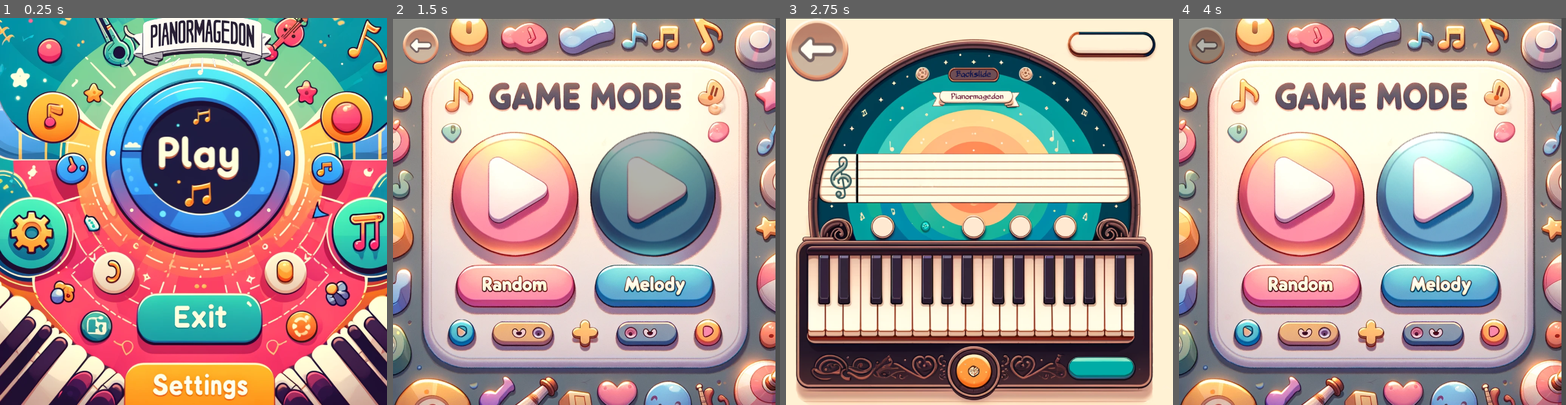
Above: before the commit, frames 1-4 (left to right).
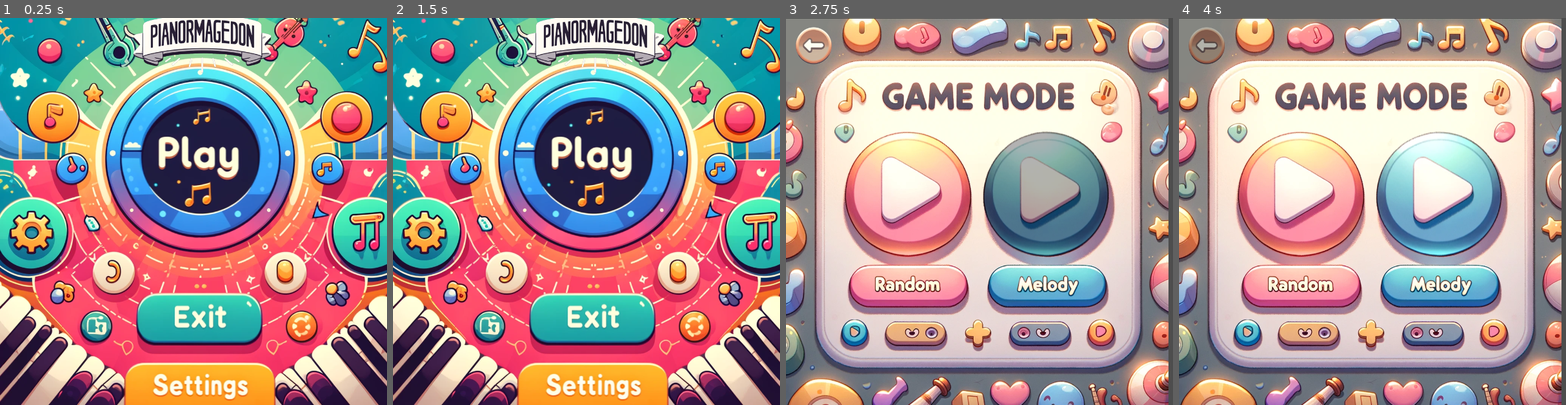
Above: after the commit, the same moments.

Repository: jeesse747/Pianormagedon
Game: Godot game, scene res://MainMenu.tscn
Two runs of this game, one before a commit and one after it. Both use one fixed random seed, a clock stepped at 60 frames per second and the inputs below.
Inputs (mouse positions are in pixels of both pictures, inside the frame that each line leads up to; where the layout moved, square brackets give the same spot in the first picture):
- Up to frame 1 (0.25 s): no input
- Up to frame 2 (1.5 s): click (594, 381) at 0.52 s; click (427, 48) [594, 149] at 1.25 s
- Up to frame 3 (2.75 s): click (1045, 196) at 2.02 s
- Up to frame 4 (4 s): click (1438, 196) at 2.77 s; click (1213, 48) at 3.5 s

The runs differ from the first frame. In frame 1, 0.4% of the frame differs, in the area x 32-72%, y 71-100%; in frame 2, 98%, in the area x 0-100%, y 0-100%; in frame 3, 93%; in frame 4, nothing differs.

Commit message:
commit #2

Diff:
--- a/GameModeScene.tscn
+++ b/GameModeScene.tscn
@@ -1,13 +1,13 @@
 [gd_scene load_steps=9 format=3 uid="uid://ba7pvjv2uds6v"]
 
-[ext_resource type="Texture2D" uid="uid://cvffuqcmpot6t" path="res://Game mode.png" id="1_1bhu8"]
+[ext_resource type="Texture2D" uid="uid://cvffuqcmpot6t" path="res://Img/Game mode.png" id="1_1bhu8"]
 [ext_resource type="Script" path="res://GameModeScene.gd" id="1_6j284"]
-[ext_resource type="Texture2D" uid="uid://ea1xpa5ifxct" path="res://Back Button.png" id="2_i2raf"]
-[ext_resource type="Texture2D" uid="uid://cb4hsgw1dwibx" path="res://Back Button Pressed.png" id="4_omdyq"]
-[ext_resource type="Texture2D" uid="uid://b747gi2jsffd5" path="res://Random Button.png" id="5_2gpwq"]
-[ext_resource type="Texture2D" uid="uid://1trrxap7wweb" path="res://Random Button Pressed.png" id="6_ud65q"]
-[ext_resource type="Texture2D" uid="uid://bw5xnewbt71uu" path="res://Melody Button.png" id="7_fqnjk"]
-[ext_resource type="Texture2D" uid="uid://dhr1cim08yxsy" path="res://Melody Button Pressed.png" id="8_7rd03"]
+[ext_resource type="Texture2D" uid="uid://ea1xpa5ifxct" path="res://Img/Back Button.png" id="2_i2raf"]
+[ext_resource type="Texture2D" uid="uid://cb4hsgw1dwibx" path="res://Img/Back Button Pressed.png" id="4_omdyq"]
+[ext_resource type="Texture2D" uid="uid://b747gi2jsffd5" path="res://Img/Random Button.png" id="5_2gpwq"]
+[ext_resource type="Texture2D" uid="uid://1trrxap7wweb" path="res://Img/Random Button Pressed.png" id="6_ud65q"]
+[ext_resource type="Texture2D" uid="uid://bw5xnewbt71uu" path="res://Img/Melody Button.png" id="7_fqnjk"]
+[ext_resource type="Texture2D" uid="uid://dhr1cim08yxsy" path="res://Img/Melody Button Pressed.png" id="8_7rd03"]
 
 [node name="Node2D" type="Node2D"]
 script = ExtResource("1_6j284")
--- a/Game_Scene.tscn
+++ b/Game_Scene.tscn
@@ -1,9 +1,9 @@
 [gd_scene load_steps=5 format=3 uid="uid://cydkr1boopjcx"]
 
 [ext_resource type="Script" path="res://Game_Scene.gd" id="1_tor6y"]
-[ext_resource type="Texture2D" uid="uid://bpp6p82fynv8s" path="res://Game Scene.png" id="1_ut7bw"]
-[ext_resource type="Texture2D" uid="uid://ea1xpa5ifxct" path="res://Back Button.png" id="2_wl8hd"]
-[ext_resource type="Texture2D" uid="uid://cb4hsgw1dwibx" path="res://Back Button Pressed.png" id="3_f1v7b"]
+[ext_resource type="Texture2D" uid="uid://bpp6p82fynv8s" path="res://Img/Game Scene.png" id="1_ut7bw"]
+[ext_resource type="Texture2D" uid="uid://ea1xpa5ifxct" path="res://Img/Back Button.png" id="2_wl8hd"]
+[ext_resource type="Texture2D" uid="uid://cb4hsgw1dwibx" path="res://Img/Back Button Pressed.png" id="3_f1v7b"]
 
 [node name="Node2D" type="Node2D"]
 script = ExtResource("1_tor6y")
--- a/Game_Scene_Melody.tscn
+++ b/Game_Scene_Melody.tscn
@@ -1,15 +1,15 @@
 [gd_scene load_steps=5 format=3 uid="uid://uly5nxruvsif"]
 
 [ext_resource type="Script" path="res://Node2D.gd" id="1_27erg"]
-[ext_resource type="Texture2D" uid="uid://bpp6p82fynv8s" path="res://Game Scene.png" id="2_viysv"]
-[ext_resource type="Texture2D" uid="uid://ea1xpa5ifxct" path="res://Back Button.png" id="3_it8we"]
-[ext_resource type="Texture2D" uid="uid://cb4hsgw1dwibx" path="res://Back Button Pressed.png" id="4_d0uyf"]
+[ext_resource type="Texture2D" uid="uid://bpp6p82fynv8s" path="res://Img/Game Scene.png" id="2_viysv"]
+[ext_resource type="Texture2D" uid="uid://ea1xpa5ifxct" path="res://Img/Back Button.png" id="3_it8we"]
+[ext_resource type="Texture2D" uid="uid://cb4hsgw1dwibx" path="res://Img/Back Button Pressed.png" id="4_d0uyf"]
 
 [node name="Node2D" type="Node2D"]
 script = ExtResource("1_27erg")
 
 [node name="Sprite2D" type="Sprite2D" parent="."]
-position = Vector2(300, 301)
+position = Vector2(300, 300)
 texture = ExtResource("2_viysv")
 
 [node name="BackButton" type="TextureButton" parent="Sprite2D"]
--- a/Game_Scene_Random.tscn
+++ b/Game_Scene_Random.tscn
@@ -1,9 +1,9 @@
 [gd_scene load_steps=5 format=3 uid="uid://c1pnadbnpkbhq"]
 
 [ext_resource type="Script" path="res://Game_Scene.gd" id="1_jswe6"]
-[ext_resource type="Texture2D" uid="uid://bpp6p82fynv8s" path="res://Game Scene.png" id="2_oqjjf"]
-[ext_resource type="Texture2D" uid="uid://ea1xpa5ifxct" path="res://Back Button.png" id="3_yq8ke"]
-[ext_resource type="Texture2D" uid="uid://cb4hsgw1dwibx" path="res://Back Button Pressed.png" id="4_alh0v"]
+[ext_resource type="Texture2D" uid="uid://bpp6p82fynv8s" path="res://Img/Game Scene.png" id="2_oqjjf"]
+[ext_resource type="Texture2D" uid="uid://ea1xpa5ifxct" path="res://Img/Back Button.png" id="3_yq8ke"]
+[ext_resource type="Texture2D" uid="uid://cb4hsgw1dwibx" path="res://Img/Back Button Pressed.png" id="4_alh0v"]
 
 [node name="Node2D" type="Node2D"]
 script = ExtResource("1_jswe6")
--- a/MainMenu.tscn
+++ b/MainMenu.tscn
@@ -1,19 +1,31 @@
-[gd_scene load_steps=5 format=3 uid="uid://bh7o026i6yk1a"]
+[gd_scene load_steps=9 format=3 uid="uid://bh7o026i6yk1a"]
 
-[ext_resource type="Texture2D" uid="uid://dpi0kyufqx6ne" path="res://Principal.png" id="1_cx6xw"]
-[ext_resource type="Texture2D" uid="uid://cy5f3wyyogmcn" path="res://boton play (1).png" id="2_qdg3q"]
-[ext_resource type="Texture2D" uid="uid://ckv5fh1dvgd3m" path="res://boton play pressed.png" id="3_vo5f4"]
+[ext_resource type="Texture2D" uid="uid://dpi0kyufqx6ne" path="res://Img/Principal.png" id="1_cx6xw"]
+[ext_resource type="Texture2D" uid="uid://cy5f3wyyogmcn" path="res://Img/boton play (1).png" id="2_qdg3q"]
+[ext_resource type="Texture2D" uid="uid://ckv5fh1dvgd3m" path="res://Img/boton play pressed.png" id="3_vo5f4"]
+[ext_resource type="Texture2D" uid="uid://2nvgfwcpfliu" path="res://Img/Settings Button.png" id="4_3urje"]
+[ext_resource type="Texture2D" uid="uid://pyenl011v3ya" path="res://Img/Settings Button Pressed.png" id="5_jb030"]
+[ext_resource type="Texture2D" uid="uid://b74dkipthwvmm" path="res://Img/Exit Button.png" id="6_3dmoe"]
+[ext_resource type="Texture2D" uid="uid://dojwlk8hww5io" path="res://Img/Exit Button Pressed.png" id="7_e63q8"]
 
 [sub_resource type="GDScript" id="GDScript_r12c2"]
 script/source = "extends Node2D
 
 var Game_Mode_Scene = load(\"res://GameModeScene.tscn\")
-
+var Settings_Scene = load(\"res://Settings_Scene.tscn\")
 
 
 func _on_PlayButton_pressed():
 	# Cambiar a la nueva escena cuando se presiona el botón de play
 	get_tree().change_scene_to_packed(Game_Mode_Scene)
+
+
+func _on_settings_button_pressed():
+	get_tree().change_scene_to_packed(Settings_Scene)
+
+
+func _on_exit_button_pressed():
+	get_tree().quit()
 "
 
 [node name="Node2D" type="Node2D"]
@@ -24,14 +36,37 @@
 scale = Vector2(0.585938, 0.585938)
 texture = ExtResource("1_cx6xw")
 
-[node name="TextureButton" type="TextureButton" parent="."]
+[node name="Play Button" type="TextureButton" parent="."]
 offset_left = 185.0
 offset_top = 61.0
 offset_right = 440.0
 offset_bottom = 341.0
 texture_normal = ExtResource("2_qdg3q")
+texture_pressed = ExtResource("3_vo5f4")
 texture_hover = ExtResource("3_vo5f4")
 ignore_texture_size = true
 stretch_mode = 3
 
-[connection signal="pressed" from="TextureButton" to="." method="_on_PlayButton_pressed"]
+[node name="Settings Button" type="TextureButton" parent="."]
+offset_left = 195.0
+offset_top = 535.0
+offset_right = 428.0
+offset_bottom = 595.0
+texture_normal = ExtResource("4_3urje")
+texture_hover = ExtResource("5_jb030")
+ignore_texture_size = true
+stretch_mode = 3
+
+[node name="Exit Button" type="TextureButton" parent="."]
+offset_left = 208.0
+offset_top = 427.0
+offset_right = 408.0
+offset_bottom = 500.0
+texture_normal = ExtResource("6_3dmoe")
+texture_hover = ExtResource("7_e63q8")
+ignore_texture_size = true
+stretch_mode = 3
+
+[connection signal="pressed" from="Play Button" to="." method="_on_PlayButton_pressed"]
+[connection signal="pressed" from="Settings Button" to="." method="_on_settings_button_pressed"]
+[connection signal="pressed" from="Exit Button" to="." method="_on_exit_button_pressed"]
--- /dev/null
+++ b/Settings_Scene.gd
@@ -0,0 +1,6 @@
+extends Node2D
+
+var  Main_Menu_Scene =  load("res://MainMenu.tscn")
+
+func _on_texture_button_pressed():
+	get_tree().change_scene_to_packed(Main_Menu_Scene)
--- /dev/null
+++ b/Settings_Scene.tscn
@@ -0,0 +1,26 @@
+[gd_scene load_steps=5 format=3 uid="uid://bqyjvg37hjj7v"]
+
+[ext_resource type="Texture2D" uid="uid://ducnwsrtpeui8" path="res://Img/Settings.png" id="1_0ogit"]
+[ext_resource type="Script" path="res://Settings_Scene.gd" id="1_urkhh"]
+[ext_resource type="Texture2D" uid="uid://ea1xpa5ifxct" path="res://Img/Back Button.png" id="3_vojsu"]
+[ext_resource type="Texture2D" uid="uid://cb4hsgw1dwibx" path="res://Img/Back Button Pressed.png" id="4_vq5qf"]
+
+[node name="Node2D" type="Node2D"]
+script = ExtResource("1_urkhh")
+
+[node name="Sprite2D" type="Sprite2D" parent="."]
+position = Vector2(300, 300)
+texture = ExtResource("1_0ogit")
+
+[node name="TextureButton" type="TextureButton" parent="Sprite2D"]
+offset_left = -292.0
+offset_top = -297.0
+offset_right = -203.0
+offset_bottom = -203.0
+texture_normal = ExtResource("3_vojsu")
+texture_hover = ExtResource("4_vq5qf")
+ignore_texture_size = true
+stretch_mode = 3
+flip_v = true
+
+[connection signal="pressed" from="Sprite2D/TextureButton" to="." method="_on_texture_button_pressed"]
Renamed: Back Button Pressed.png -> Img/Back Button Pressed.png
Not shown, changed: Img/Back Button Pressed.png.import
Renamed: Back Button.png -> Img/Back Button.png
Not shown, changed: Img/Back Button.png.import
Binary file added: Img/Exit Button Pressed.png
Not shown, added: Img/Exit Button Pressed.png.import
Binary file added: Img/Exit Button.png
Not shown, changed: Img/Exit Button.png.import
Renamed: Game Scene.png -> Img/Game Scene.png
Not shown, changed: Img/Game Scene.png.import
Renamed: Game mode.png -> Img/Game mode.png
Not shown, added: Img/Game mode.png.import
(and 20 more such lines)
